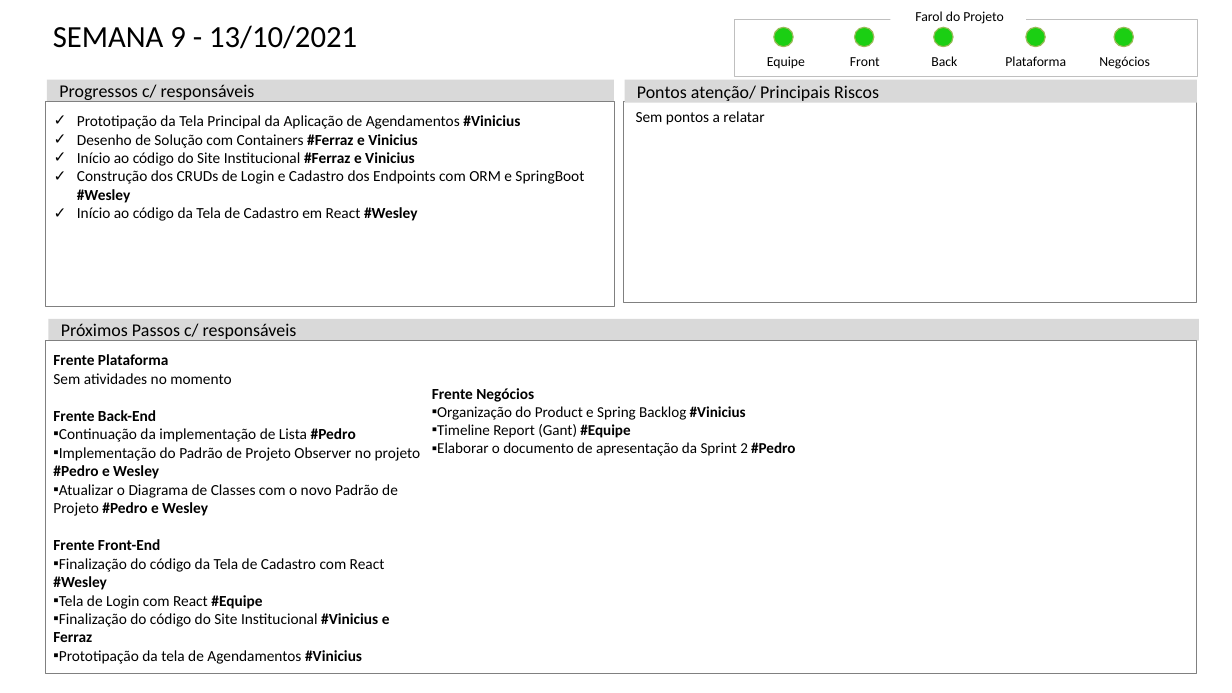
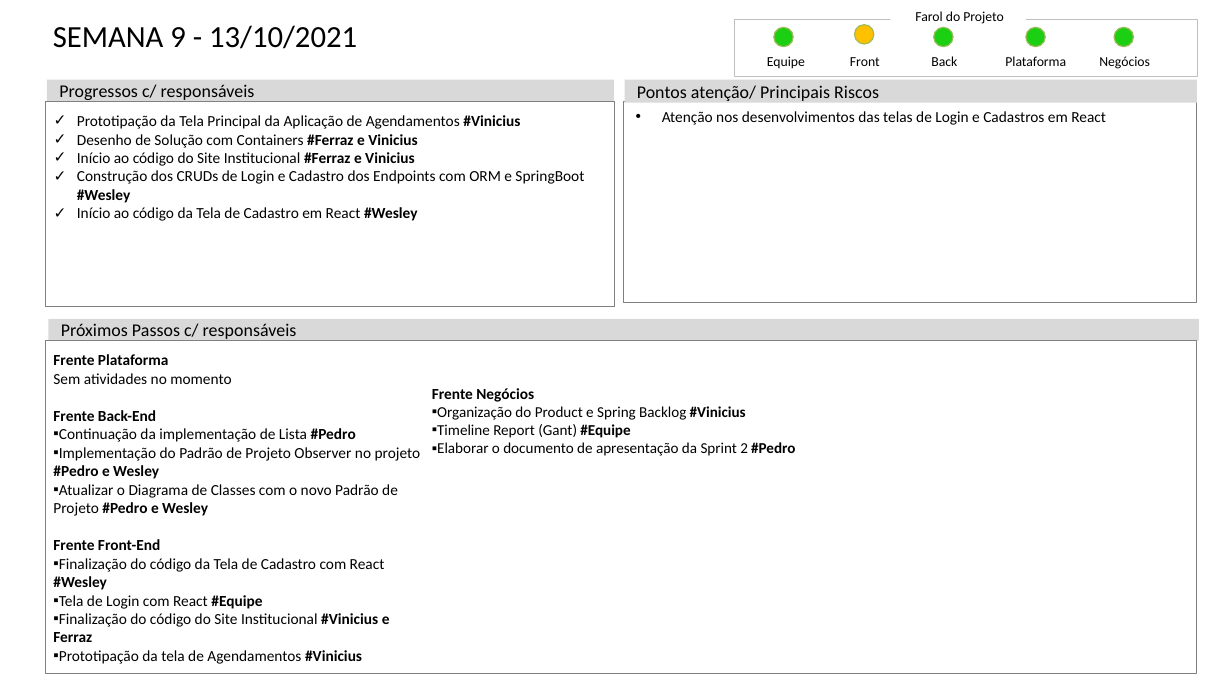
Before and after one commit to Biellferraz/Resenha, a slide deck: slide 9 of documentacao/Status Report/Status_Report_-_Grupo_09.pptx. Drawn at 1232x693 pixels with LibreOffice and Linux fonts; fonts in the diff are those of the drawing. Boxes give left, top, right and bottom in pixels: in the first picture for what was removed or moved away, otherwise in the second. Text is boxed around its words. In the diff, an @@ line names an element or a change of style, - is before the commit and + after.

```diff
--- a/documentacao/Status Report/Status_Report_-_Grupo_09.pptx
+++ b/documentacao/Status Report/Status_Report_-_Grupo_09.pptx
@@ ellipse moved from (x1=855, y1=28, x2=874, y2=47) to (x1=855, y1=24, x2=874, y2=44) @@
@@ ellipse at (x1=855, y1=24, x2=874, y2=44): fill #1BCF13 to #FFC000 @@
@@ text at (x1=662, y1=111, x2=1106, y2=125): text changed @@
-Sem pontos a relatar
+• Atenção nos desenvolvimentos das telas de Login e Cadastros em React
```
Also in this commit, not shown: 6 other files.
